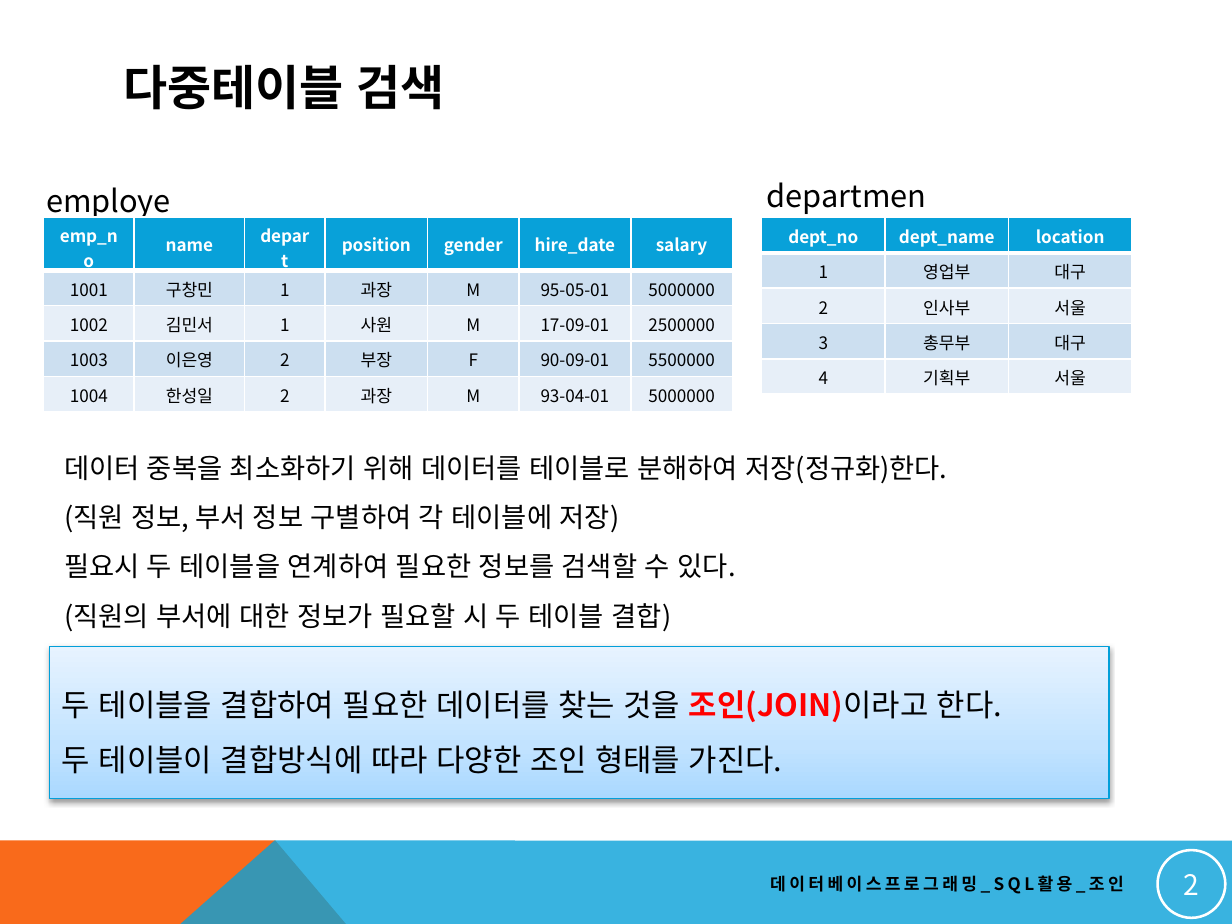
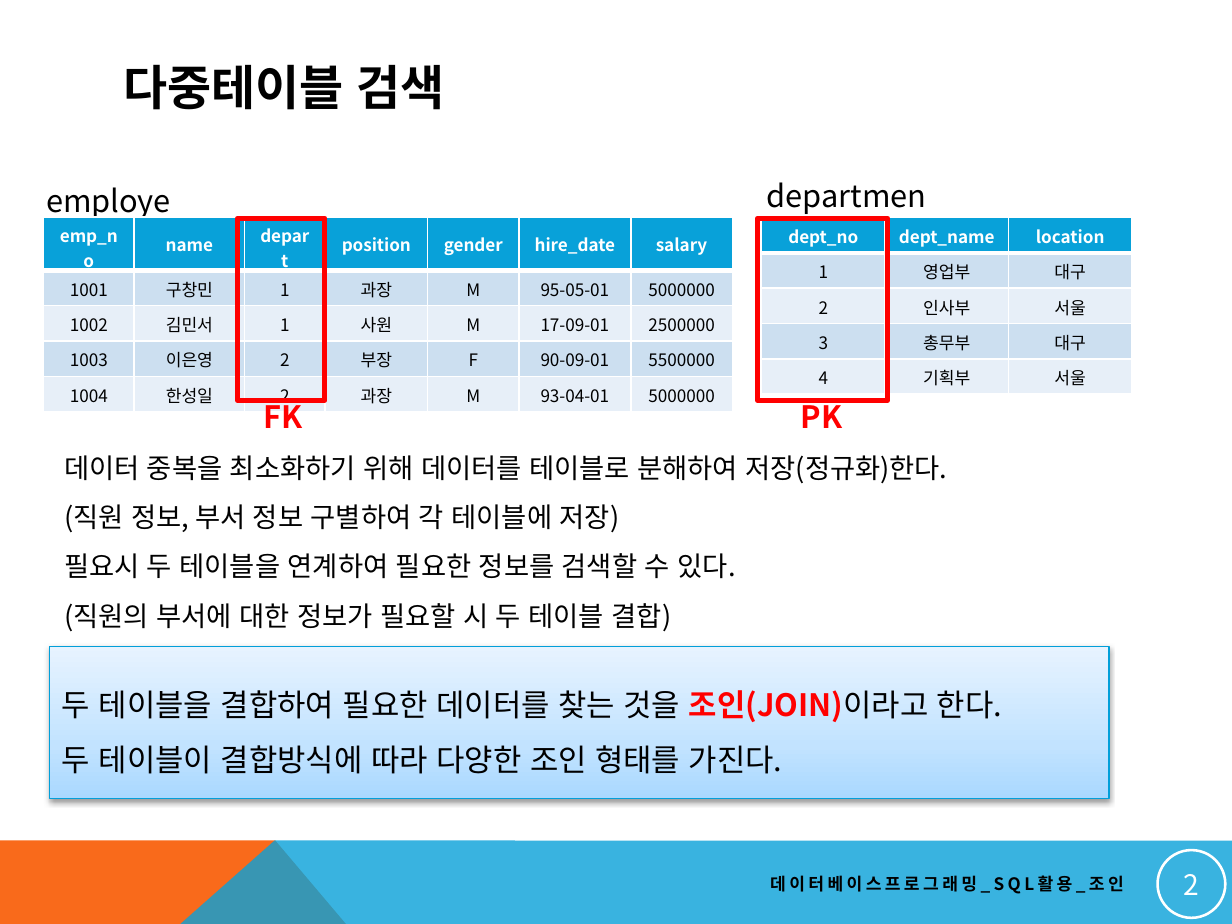
Before and after one commit to soeun1365/dbstudy, a slide deck: slide 2 of NEW_DBMS교안/16. 고급 SQL 작성하기_조인.pptx. Drawn at 1232x924 pixels with LibreOffice and Linux fonts; fonts in the diff are those of the drawing. Boxes give left, top, right and bottom in pixels: in the first picture for what was removed or moved away, otherwise in the second. Text is boxed around its words. In the diff, an @@ line names an element or a change of style, - is before the commit and + after.

```diff
--- a/NEW_DBMS교안/16. 고급 SQL 작성하기_조인.pptx
+++ b/NEW_DBMS교안/16. 고급 SQL 작성하기_조인.pptx
@@ rectangle added at [238, 218, 325, 400], outline #FF0000 3 pt @@
@@ rectangle added at [758, 218, 888, 400], outline #FF0000 3 pt @@
@@ text added at [263, 397, 302, 428], 18 pt, text #FF0000, bold @@
+FK
@@ text added at [801, 398, 843, 428], 18 pt, text #FF0000, bold @@
+PK
```
Also in this commit, not shown: 4 other slides changed, 9 other files.
